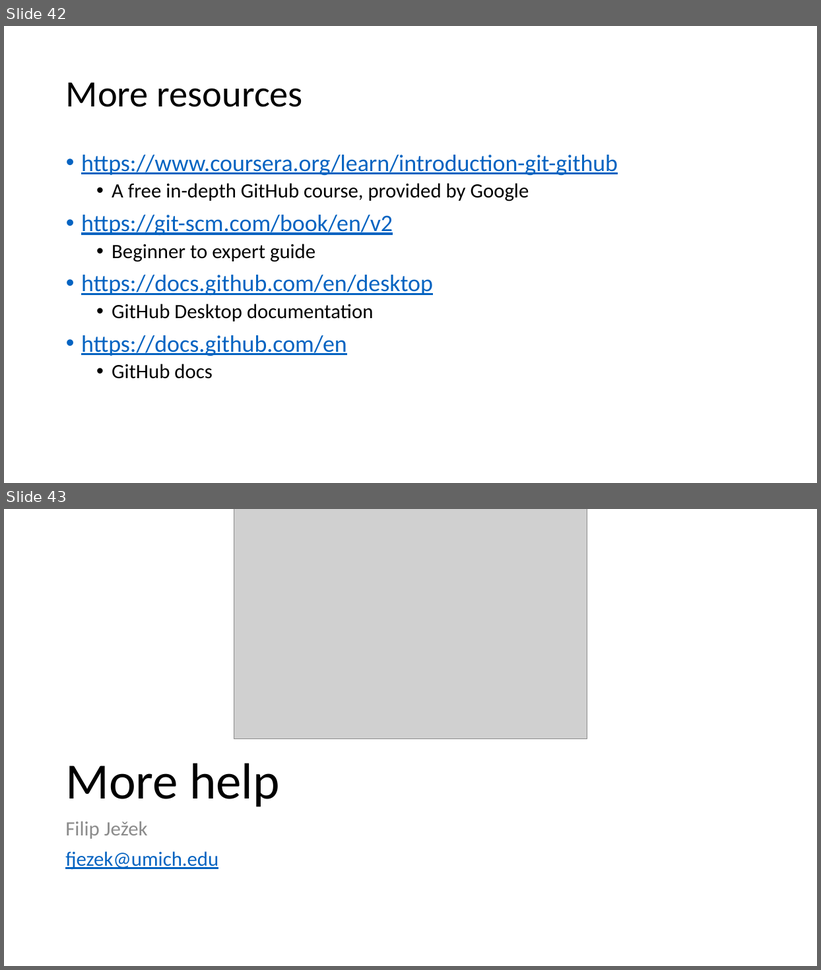
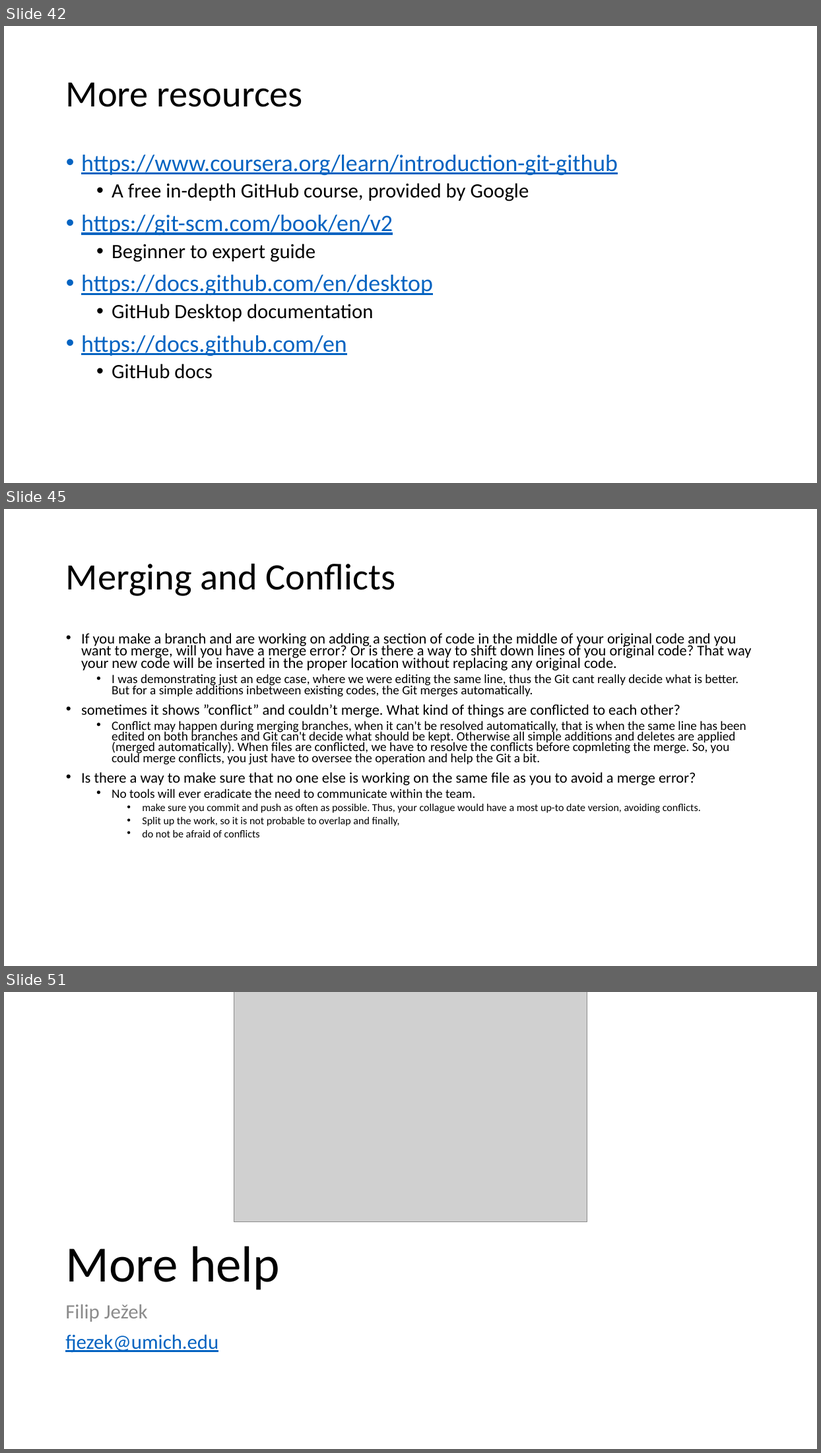
Before and after one commit to beards-lab/Phys520, a slide deck: 01_GitTutorial/HowToGit.pptx. Shown one above the other, each under a label of ours: slides 42 and 43 before the commit, slides 42, 45 and 51 after it; the slides between them are not shown. The pictures are 821x970 and 821x1453 pixels, drawn with LibreOffice and Linux fonts; fonts in the diff are those of the drawing; grey boxes stand for pictures. Boxes give left, top, right and bottom in pixels: in the first picture for what was removed or moved away, otherwise in the second. Text is boxed around its words. In the diff, an @@ line names an element or a change of style, - is before the commit and + after.

```diff
--- a/01_GitTutorial/HowToGit.pptx
+++ b/01_GitTutorial/HowToGit.pptx
@@ slide 45 added at bbox=[4, 509, 817, 966], background #FFFFFF @@
@@ title added at bbox=[66, 563, 396, 596], 44 pt, text #000000 @@
+Merging and Conflicts
@@ text added at bbox=[81, 633, 751, 838], 15 pt, text #000000 @@
+• If you make a branch and are working on adding a section of code in the middle of your original code and you want to merge, will you have a merge error? Or is there a way to shift down lines of you original code? That way your new code will be inserted in the proper location without replacing any original code.
+  • I was demonstrating just an edge case, where we were editing the same line, thus the Git cant really decide what is better. But for a simple additions inbetween existing codes, the Git merges automatically.
+• sometimes it shows ”conflict” and couldn’t merge. What kind of things are conflicted to each other?
+  • Conflict may happen during merging branches, when it can't be resolved automatically, that is when the same line has been edited on both branches and Git can't decide what should be kept. Otherwise all simple additions and deletes are applied (merged automatically). When files are conflicted, we have to resolve the conflicts before copmleting the merge. So, you could merge conflicts, you just have to oversee the operation and help the Git a bit.
+• Is there a way to make sure that no one else is working on the same file as you to avoid a merge error?
+  • No tools will ever eradicate the need to communicate within the team.
+    • make sure you commit and push as often as possible. Thus, your collague would have a most up-to date version, avoiding conflicts.
+    • Split up the work, so it is not probable to overlap and finally,
+    • do not be afraid of conflicts
@@ what was slide 43 is now slide 51 @@
```
Also in this commit, not shown: 1 slide changed, 7 other slides added.
